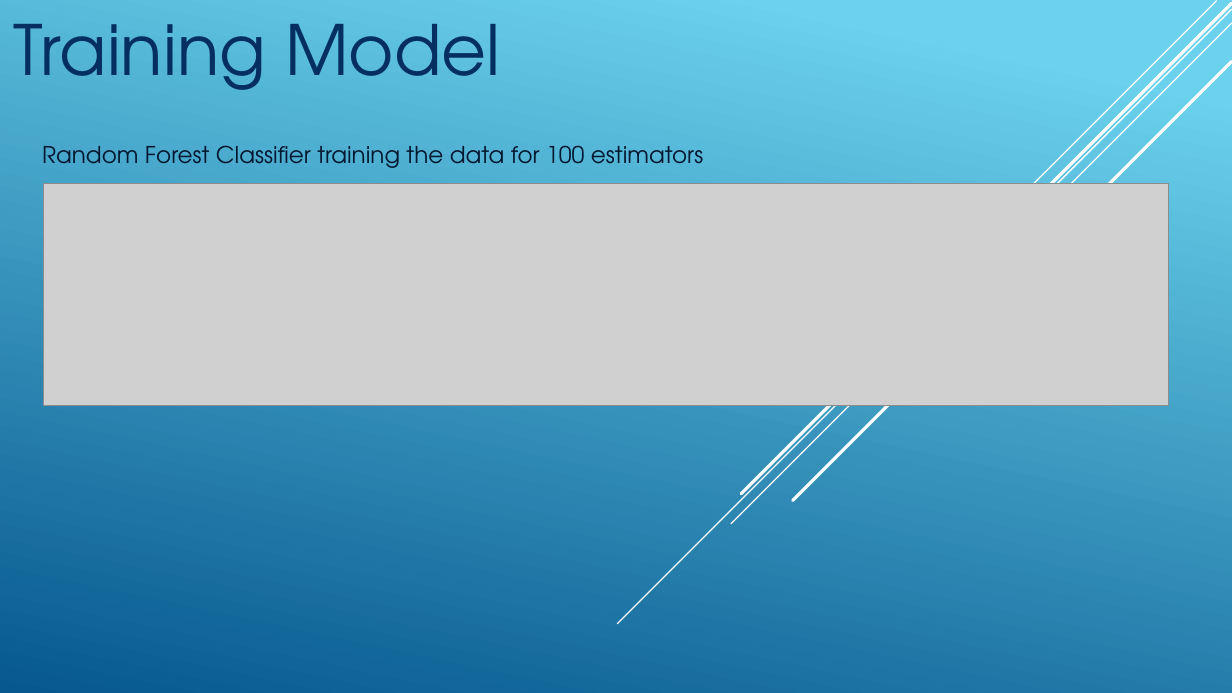
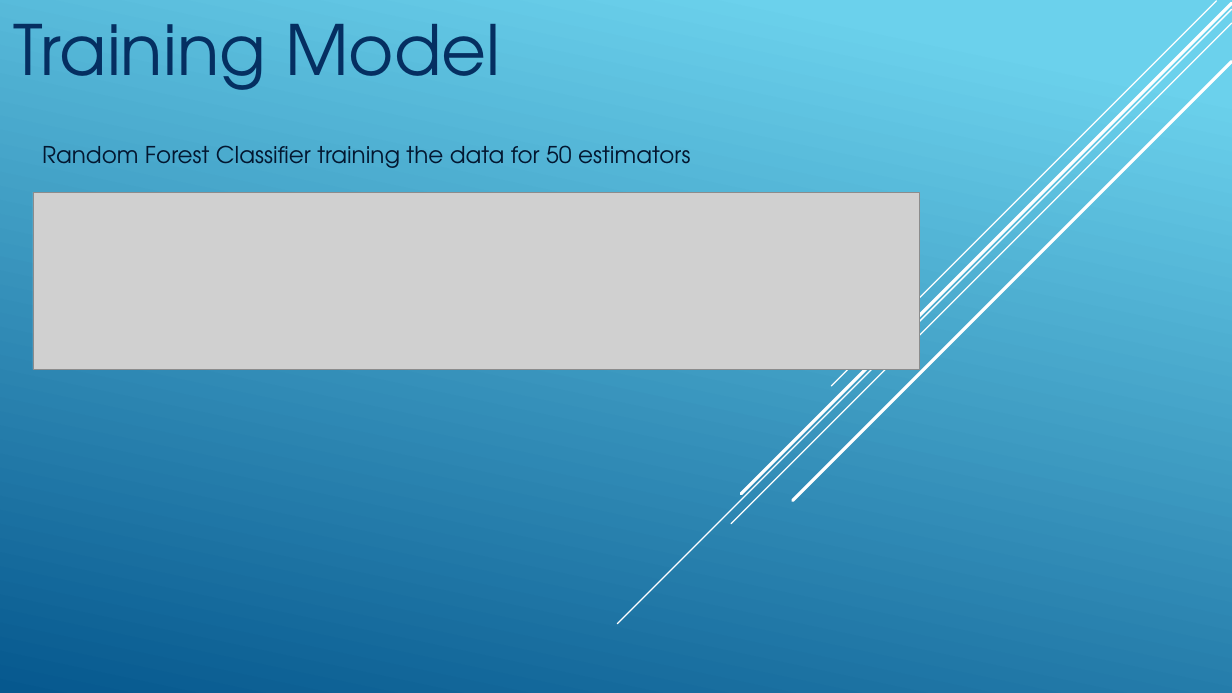
Before and after one commit to sureshmanem/MachineLearningClassification, a slide deck: slide 8 of Decision Trees and Random Forest/Machine Learning Foundation Project.pptx. Drawn at 1232x693 pixels with LibreOffice and Linux fonts; fonts in the diff are those of the drawing; grey boxes stand for pictures. Boxes give left, top, right and bottom in pixels: in the first picture for what was removed or moved away, otherwise in the second. Text is boxed around its words. In the diff, an @@ line names an element or a change of style, - is before the commit and + after.

```diff
--- a/Decision Trees and Random Forest/Machine Learning Foundation Project.pptx
+++ b/Decision Trees and Random Forest/Machine Learning Foundation Project.pptx
@@ text at (x1=42, y1=145, x2=691, y2=168): text changed @@
-Random Forest Classifier training the data for 100 estimators
+Random Forest Classifier training the data for 50 estimators
@@ picture resized from (x1=43, y1=184, x2=1168, y2=406) to (x1=33, y1=192, x2=921, y2=370) @@
```
Also in this commit, not shown: 4 other slides changed.
